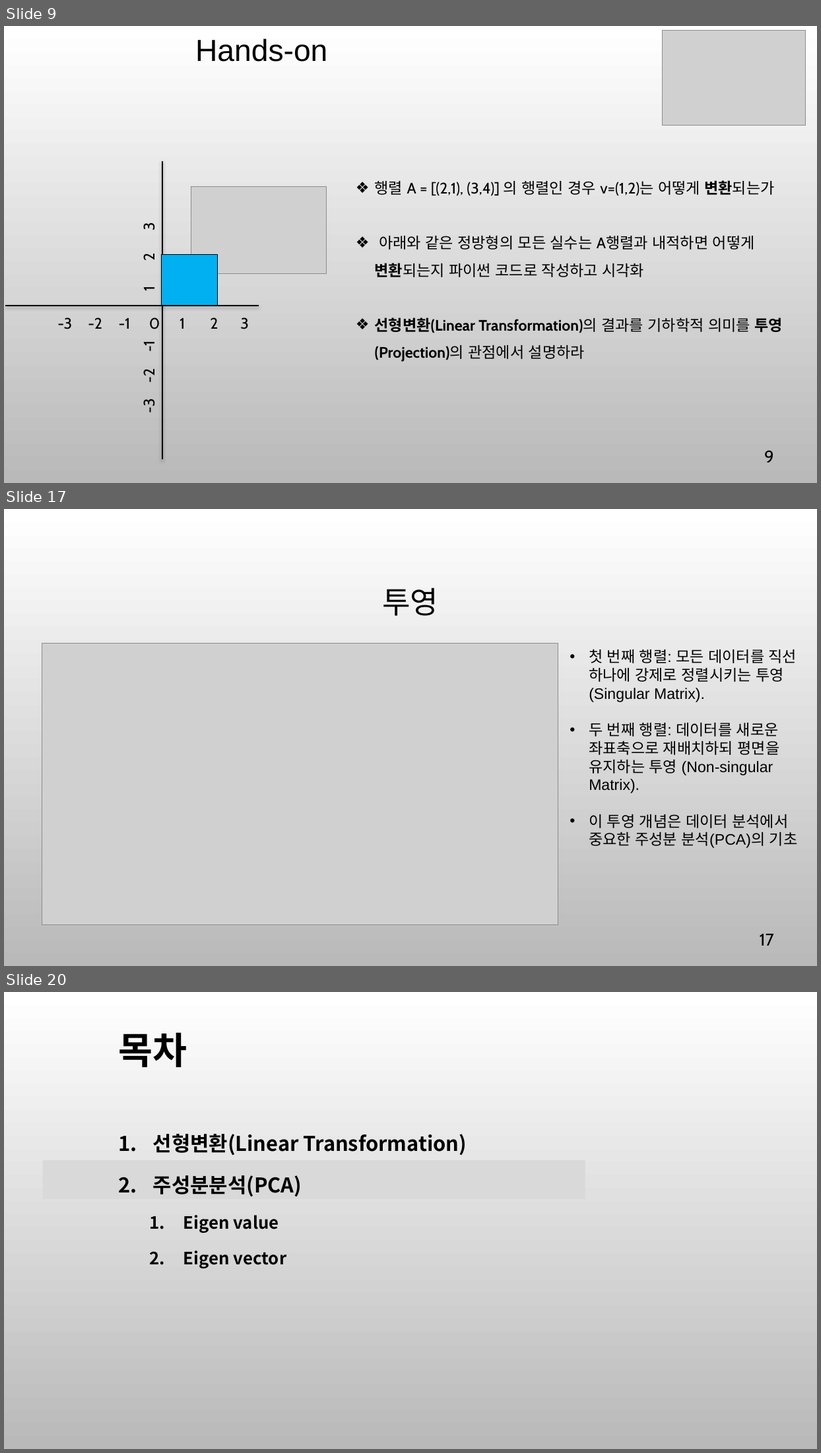
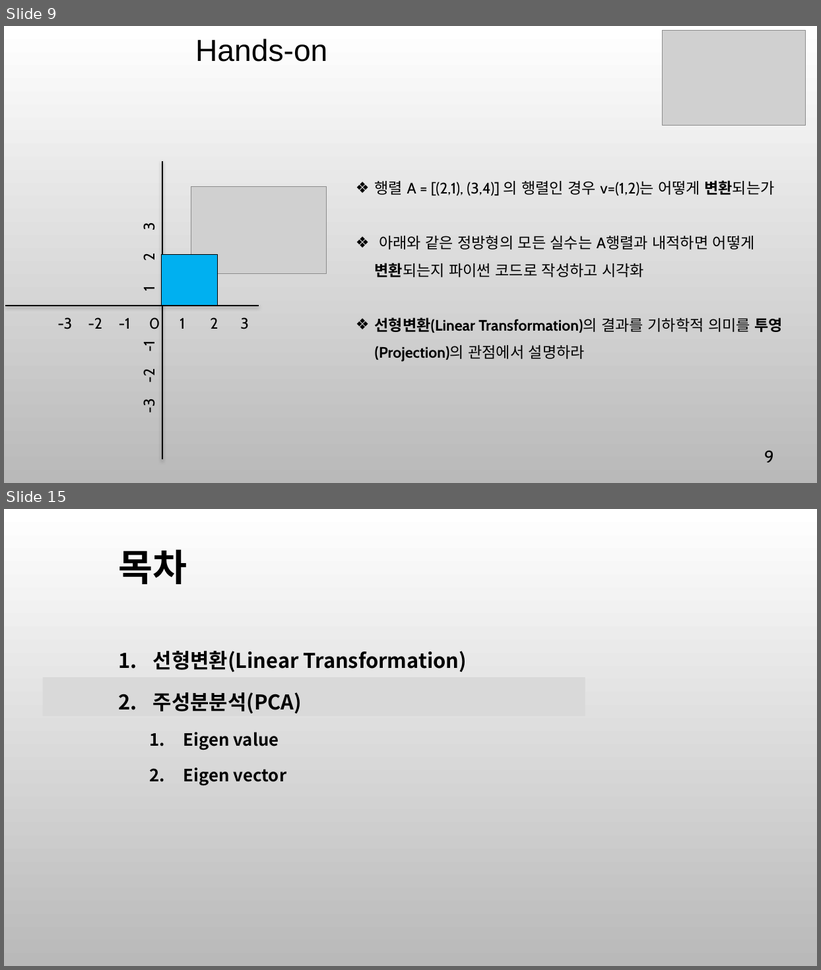
Before and after one commit to ancestor9/mathematics-for-machine-learning, a slide deck: Linear_Algebra/w5_PCA_linear_transformation.pptx. Shown one above the other, each under a label of ours: slides 9, 17 and 20 before the commit, slides 9 and 15 after it; the slides between them are not shown. The pictures are 821x1453 and 821x970 pixels, drawn with LibreOffice and Linux fonts; fonts in the diff are those of the drawing; grey boxes stand for pictures; background and template pictures are left out. Boxes give left, top, right and bottom in pixels: in the first picture for what was removed or moved away, otherwise in the second. Text is boxed around its words. In the diff, an @@ line names an element or a change of style, - is before the commit and + after.

```diff
--- a/Linear_Algebra/w5_PCA_linear_transformation.pptx
+++ b/Linear_Algebra/w5_PCA_linear_transformation.pptx
@@ slide 17 removed at [4, 509, 817, 966], background picture (left out) @@
@@ title removed at [382, 588, 438, 616] @@
-투영
@@ picture removed at [42, 643, 558, 925] @@
@@ text removed at [589, 650, 798, 848] @@
-• 첫 번째 행렬: 모든 데이터를 직선 하나에 강제로 정렬시키는 투영 (Singular Matrix).
-• 두 번째 행렬: 데이터를 새로운 좌표축으로 재배치하되 평면을 유지하는 투영 (Non-singular Matrix).
-• 이 투영 개념은 데이터 분석에서 중요한 주성분 분석(PCA)의 기초
@@ page number removed at [760, 934, 774, 946] @@
-17
@@ what was slide 20 is now slide 15 @@
```
Also in this commit, not shown: 13 slides changed, 2 slides added, 4 other slides removed, 1 other file.
